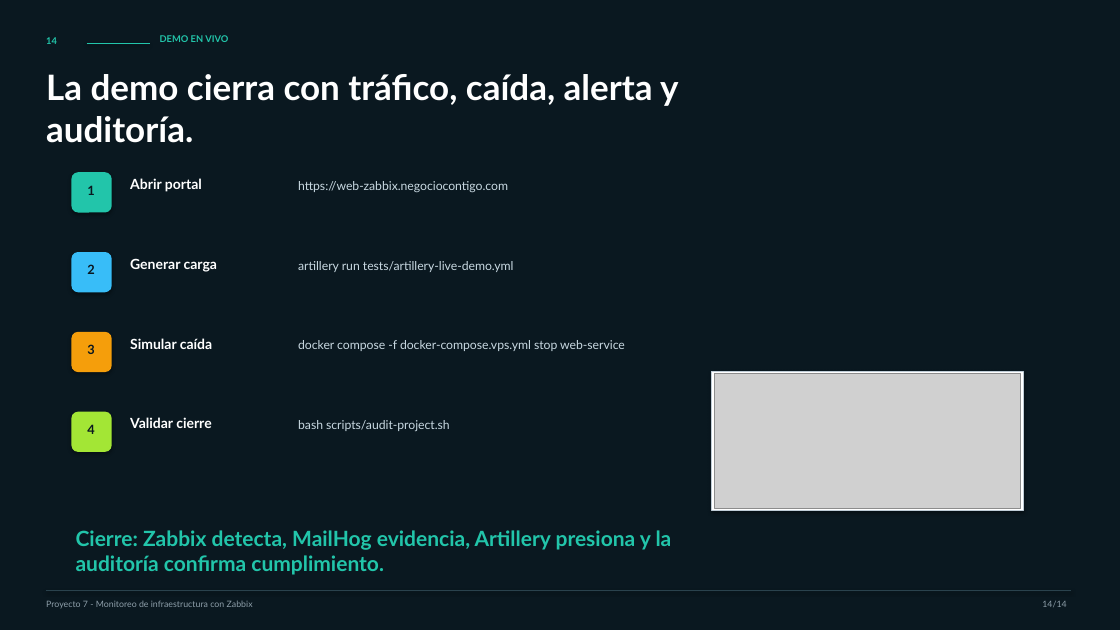
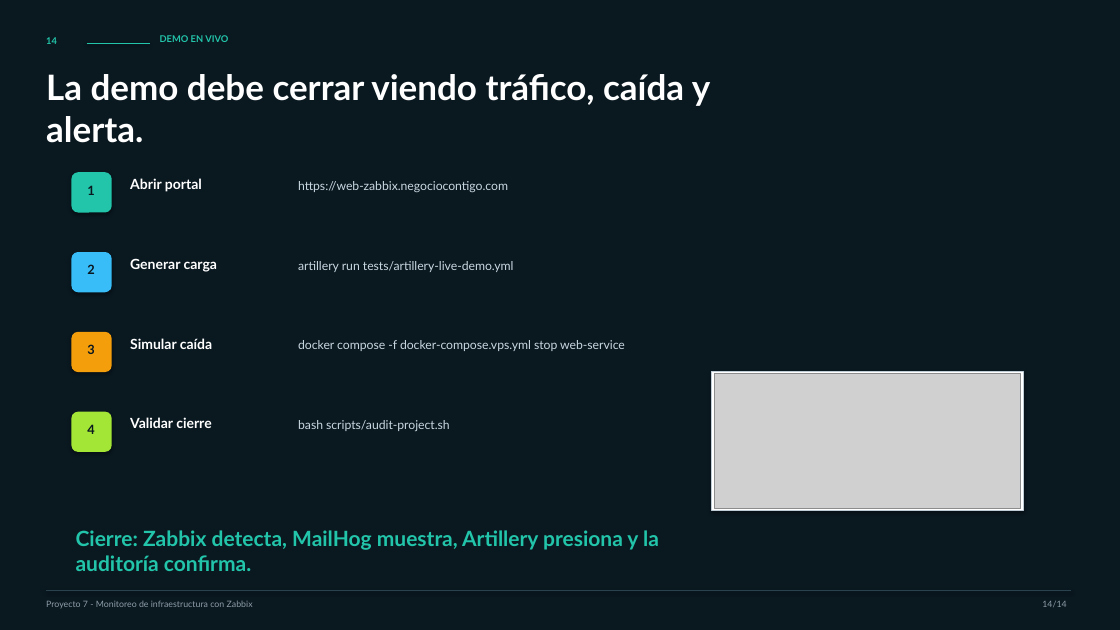
Before and after one commit to ballesterossmartsolutionssas/Proyecto7-Zabbix, a slide deck: slide 14 of entrega-final/Presentacion_Proyecto7_Zabbix.pptx. Drawn at 1120x630 pixels with LibreOffice and Linux fonts; fonts in the diff are those of the drawing; grey boxes stand for pictures. Boxes give left, top, right and bottom in pixels: in the first picture for what was removed or moved away, otherwise in the second. Text is boxed around its words. In the diff, an @@ line names an element or a change of style, - is before the commit and + after.

Commit message:
Expand observability demo and polish deck

```diff
--- a/entrega-final/Presentacion_Proyecto7_Zabbix.pptx
+++ b/entrega-final/Presentacion_Proyecto7_Zabbix.pptx
@@ text at (46,74,710,143): text changed @@
-La demo cierra con tráfico, caída, alerta y auditoría.
+La demo debe cerrar viendo tráfico, caída y alerta.
@@ text at (76,530,659,571): text changed @@
-Cierre: Zabbix detecta, MailHog evidencia, Artillery presiona y la auditoría confirma cumplimiento.
+Cierre: Zabbix detecta, MailHog muestra, Artillery presiona y la auditoría confirma.
```
Also in this commit, not shown: 13 other slides changed, 11 other files.
